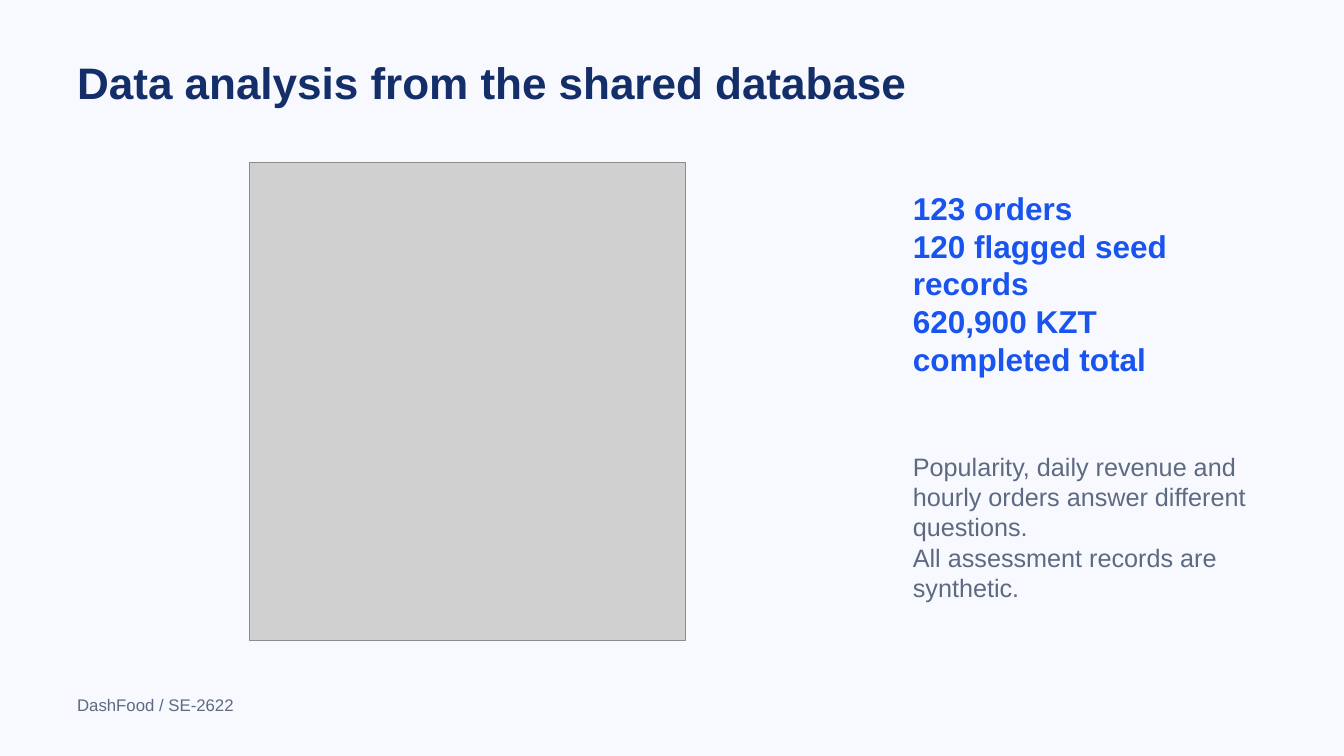
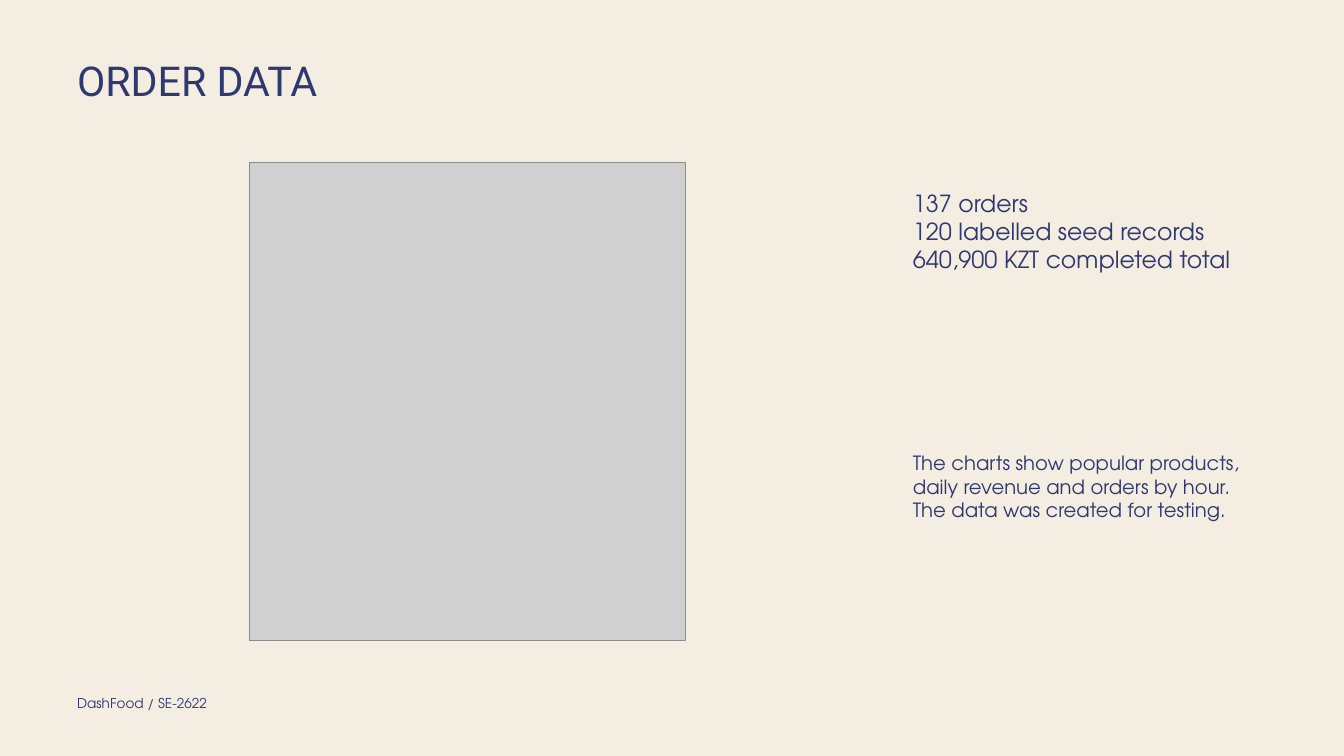
Before and after one commit to Arqode/CafeSystem, a slide deck: slide 8 of output/final/DashFood_Final_Presentation.pptx. Drawn at 1344x756 pixels with LibreOffice and Linux fonts; fonts in the diff are those of the drawing; grey boxes stand for pictures. Boxes give left, top, right and bottom in pixels: in the first picture for what was removed or moved away, otherwise in the second. Text is boxed around its words. In the diff, an @@ line names an element or a change of style, - is before the commit and + after.

```diff
--- a/output/final/DashFood_Final_Presentation.pptx
+++ b/output/final/DashFood_Final_Presentation.pptx
@@ background #F7F9FE to #F4EDE2 @@
@@ text at (77,66,318,97): text changed; size 31.5 to 29.4 pt; font Arial to Roboto; text colour #142E69 to #303870; bold off @@
-Data analysis from the shared database
+ORDER DATA
@@ text at (913,194,1231,273): text changed; size 22.5 to 16.8 pt; font Arial to TeX Gyre Adventor; text colour #1854ED to #303870; bold off @@
-123 orders
-120 flagged seed records
-620,900 KZT completed total
+137 orders
+120 labelled seed records
+640,900 KZT completed total
@@ text at (913,455,1239,521): text changed; size 18 to 14 pt; font Arial to TeX Gyre Adventor; text colour #5D6A82 to #303870 @@
-Popularity, daily revenue and hourly orders answer different questions.
-All assessment records are synthetic.
+The charts show popular products, daily revenue and orders by hour.
+The data was created for testing.
@@ text "DashFood / SE-2622" at (77,698,207,708): size 12 to 9.7 pt, font Arial to TeX Gyre Adventor, text colour #5D6A82 to #303870 @@
```
Also in this commit, not shown: 9 other slides changed, 54 other files.
